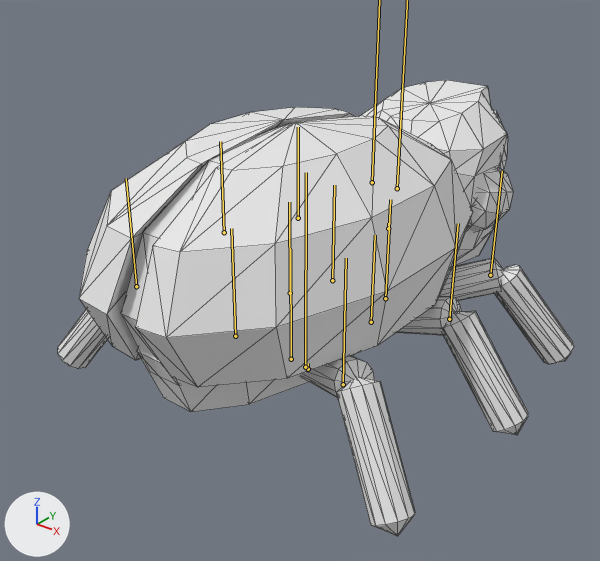
One commit to the glTF model assets/models/enemies/beetle_model.glb: the scene before it, then after it.
Camera for both pictures: a 50 mm lens placed at (1.62, -2.07, 1.64), pointed at (-0.1, 0.07, 0.31). Every picture has the same lights, and +X, +Y and +Z are marked at lower left. The first picture is the older version. The bones that bend it are drawn over the model as lines. Mesh edges are drawn as thin lines.
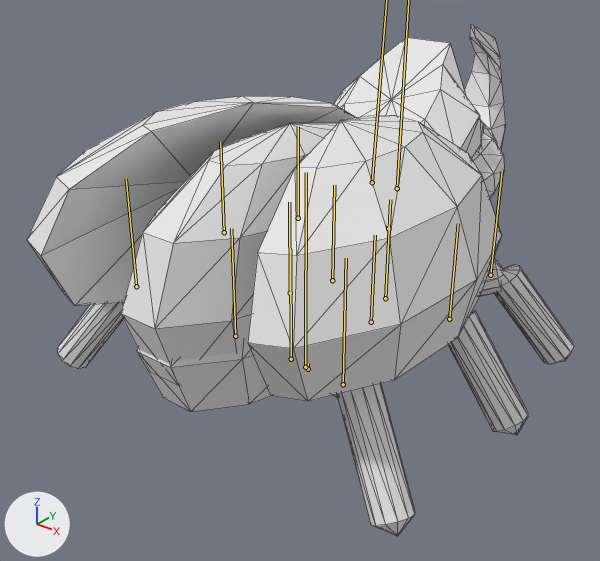
The newer file adds an action. The first version stands in its rest pose; the second is drawn at frame 32 of the action 'dead'.

Boxes (x1, y1, x2, y2) around the edits, measured in the pictures (600 x 561 px):
```json
{"object": "Mesh_0", "change": "posed", "before": [58, 80, 574, 536], "after": [27, 25, 574, 536], "on screen": "12% taller"}
{"bone": "head", "before": "(388, 228) to (388, 223)", "after": "(388, 228) to (387, 225)"}
```

Edits to the scene script, one JSON object a line:
```json
{"block": "bone_head", "where": "bone_head = bpy.data.objects['controller'].pose.bones['head']  # child of 'controller'"}
{"op": "set", "path": "bone_head.rotation_quaternion", "old": "(1.0, 0.0, 0.0, 0.0)", "new": "(0.96, 0.28, 0.0, 0.0)", "note": "degrees (0, 0, 0) -> degrees (33, 0, 0)"}
{"block": "bone_left_wing", "where": "bone_left_wing = bpy.data.objects['controller'].pose.bones['left_wing']  # child of 'body'"}
{"op": "set", "path": "bone_left_wing.rotation_quaternion", "old": "(1.0, 0.0, 0.0, 0.0)", "new": "(0.989, -0.022, -0.14, -0.006)", "note": "degrees (0, 0, 0) -> degrees (-2, -16, 0)"}
{"block": "bone_right_wing", "where": "bone_right_wing = bpy.data.objects['controller'].pose.bones['right_wing']  # child of 'body'"}
{"op": "set", "path": "bone_right_wing.rotation_quaternion", "old": "(1.0, 0.0, 0.0, 0.0)", "new": "(0.989, -0.022, 0.14, 0.006)", "note": "degrees (0, 0, 0) -> degrees (-2, 16, 0)"}
```
